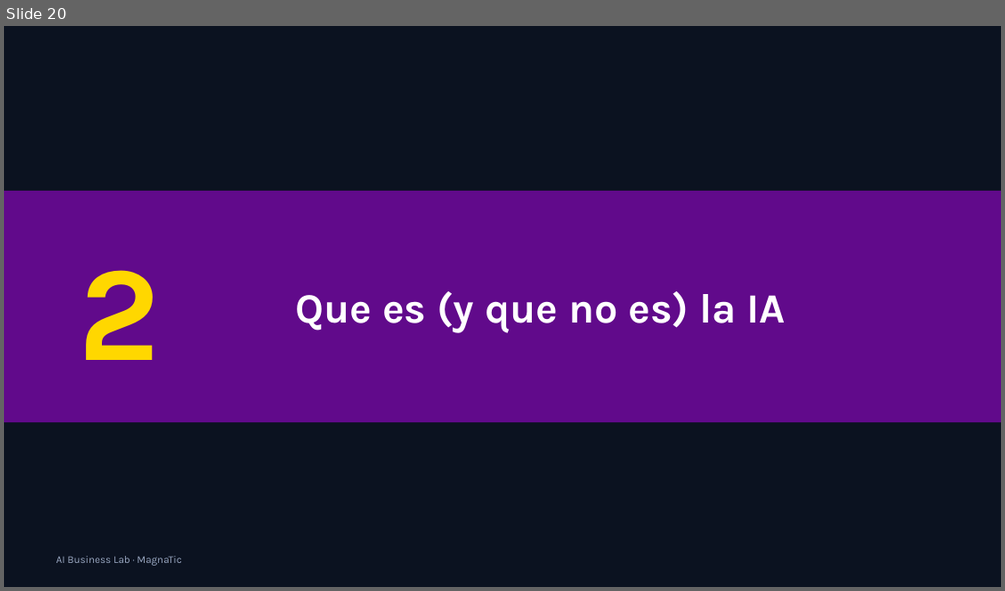
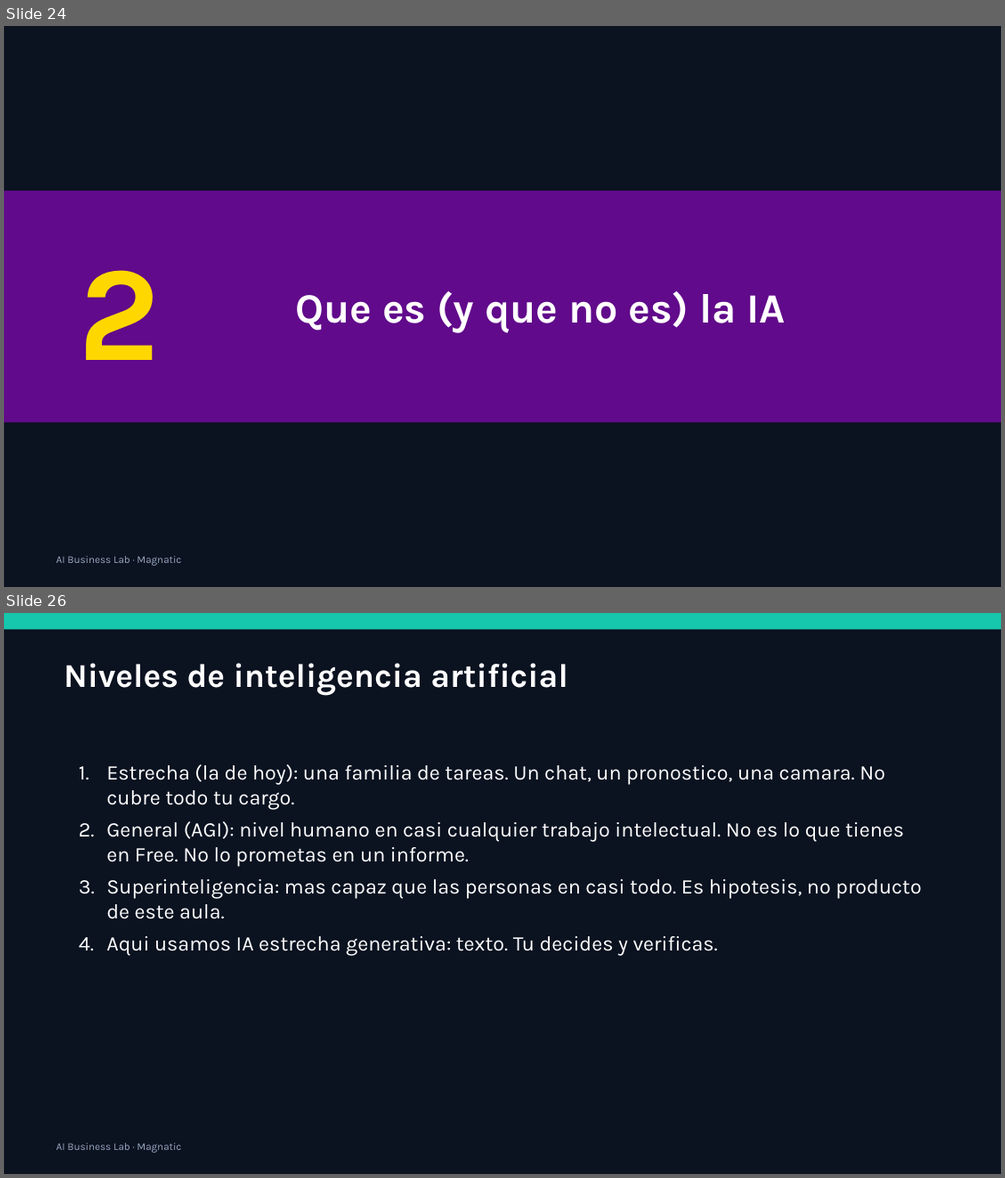
Before and after one commit to xander0408/CURSOS, a slide deck: AI-Business-Lab-Presentacion.pptx. Shown one above the other, each under a label of ours: slide 20 before the commit, slides 24 and 26 after it; the slides between them are not shown. The pictures are 1005x591 and 1005x1178 pixels, drawn with LibreOffice and Linux fonts; fonts in the diff are those of the drawing. Boxes give left, top, right and bottom in pixels: in the first picture for what was removed or moved away, otherwise in the second. Text is boxed around its words. In the diff, an @@ line names an element or a change of style, - is before the commit and + after.

```diff
--- a/AI-Business-Lab-Presentacion.pptx
+++ b/AI-Business-Lab-Presentacion.pptx
@@ slide 26 added at box(4, 613, 1001, 1174), background #0B1220 @@
@@ rectangle added at box(4, 613, 1001, 629), fill #16C6AD @@
@@ text added at box(64, 663, 568, 696), 32 pt, text #FFFFFF, bold @@
+Niveles de inteligencia artificial
@@ text added at box(106, 764, 921, 956), 20 pt, text #FFFFFF @@
+1. Estrecha (la de hoy): una familia de tareas. Un chat, un pronostico, una camara. No cubre todo tu cargo.
+2. General (AGI): nivel humano en casi cualquier trabajo intelectual. No es lo que tienes en Free. No lo prometas en un informe.
+3. Superinteligencia: mas capaz que las personas en casi todo. Es hipotesis, no producto de este aula.
+4. Aqui usamos IA estrecha generativa: texto. Tu decides y verificas.
@@ text added at box(57, 1143, 181, 1152), 10 pt, text #9AA8C2 @@
+AI Business Lab · Magnatic
@@ what was slide 20 is now slide 24 @@
@@ slide 24 changed as well @@
@@ text at box(57, 556, 181, 565): text changed @@
-AI Business Lab · MagnaTic
+AI Business Lab · Magnatic
```
Also in this commit, not shown: 67 other slides changed, 8 other slides added, 24 other files.
